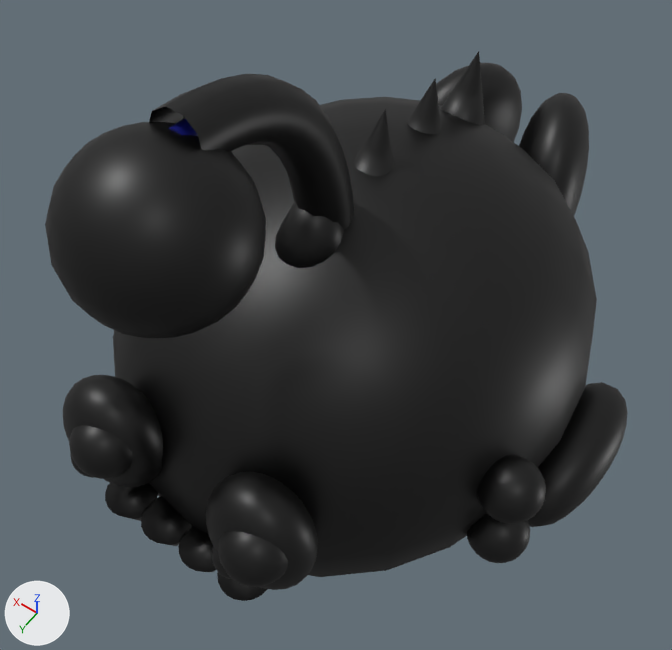
The glTF model assets/models3d/Lantern_2.glb, before and after one commit.
Before and after are seen from a camera (50 mm lens) standing at (-1.84, 3.02, 3.74) and looking at (-0.01, 0.45, -0.29). The lights are fixed; the arrows at lower left show +X, +Y and +Z. The older version comes first. Vertices at exactly the same position are counted once.

Names of what the first picture shows: 'Lantern_2.001'.
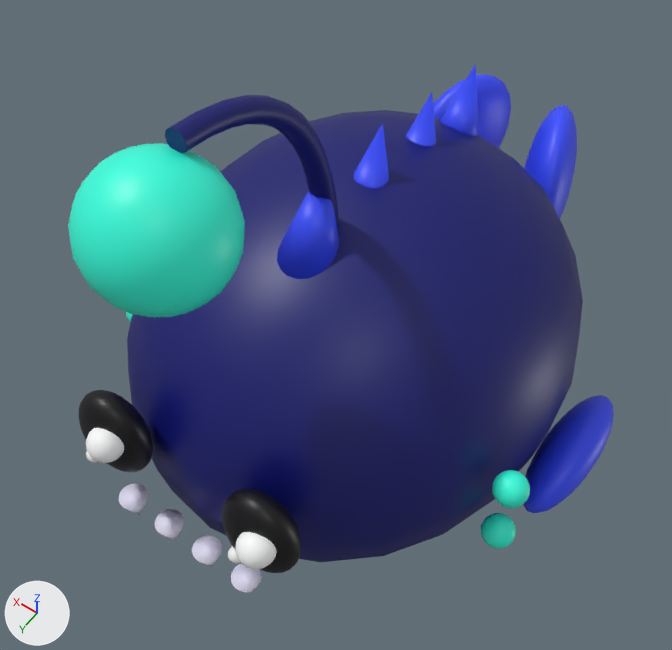
The newer file is also turned or shifted as a whole; pictures and numbers use the older file's frame.

Boxes (x1, y1, x2, y2) around the edits, measured in the pictures (672 x 650 px):
'Lantern_2.001', reshaped (6% narrower): before (45, 51, 628, 601); after (68, 64, 614, 593)
part 1 of me_sphere_017, deleted: before (45, 51, 628, 601)

The edits, one by one:
me_sphere_017 is used by ob_lantern_2_001; location (0.0, 0.0, 0.0).
me_sphere_017 had 9640 vertices, 19032 faces and spanned x -1.58..1.58, y -1.95..1.95, z -1.78..1.78.
me_sphere_017 now has 4810 vertices, 9516 faces and spans x -1.51..1.51, y -1.88..1.88, z -1.71..1.71.
me_sphere_017 part 1: 28 loose pieces with 4830 vertices, spanning x -1.58..1.58, y -1.95..1.95, z -1.78..1.78, are deleted.
